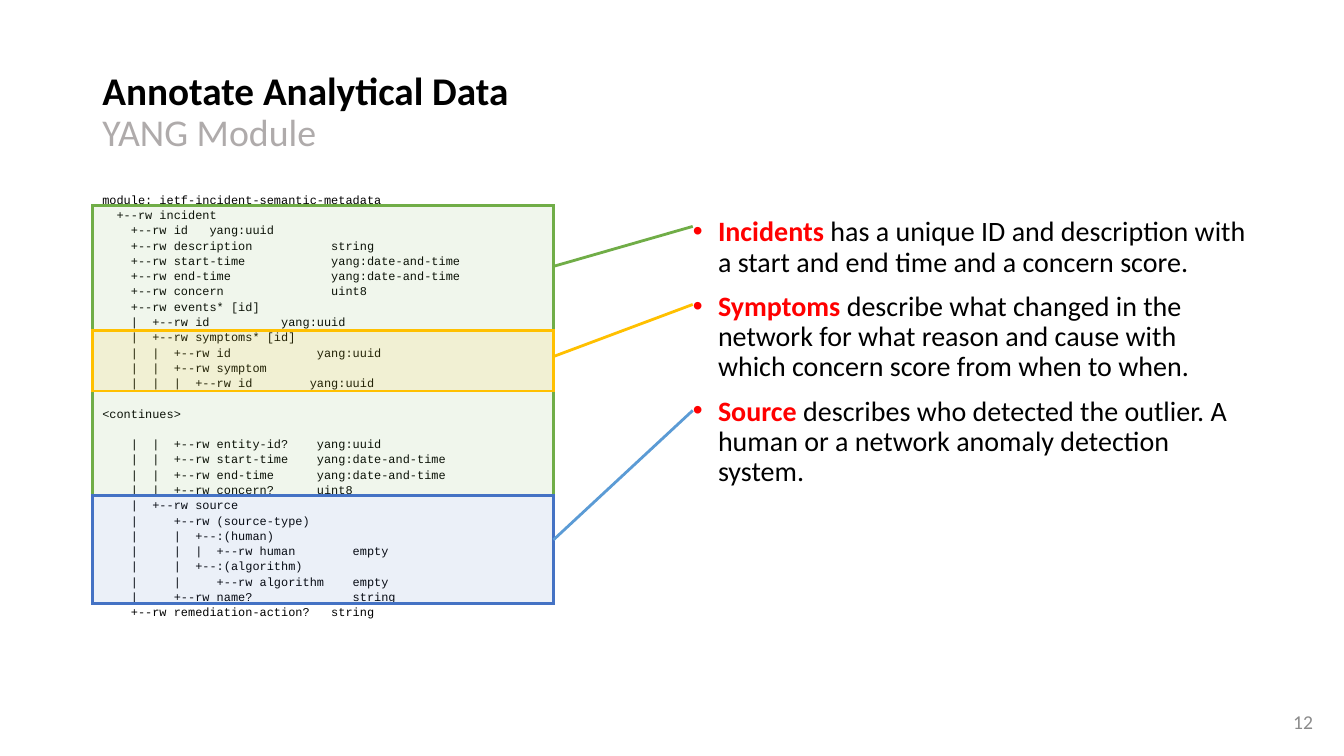
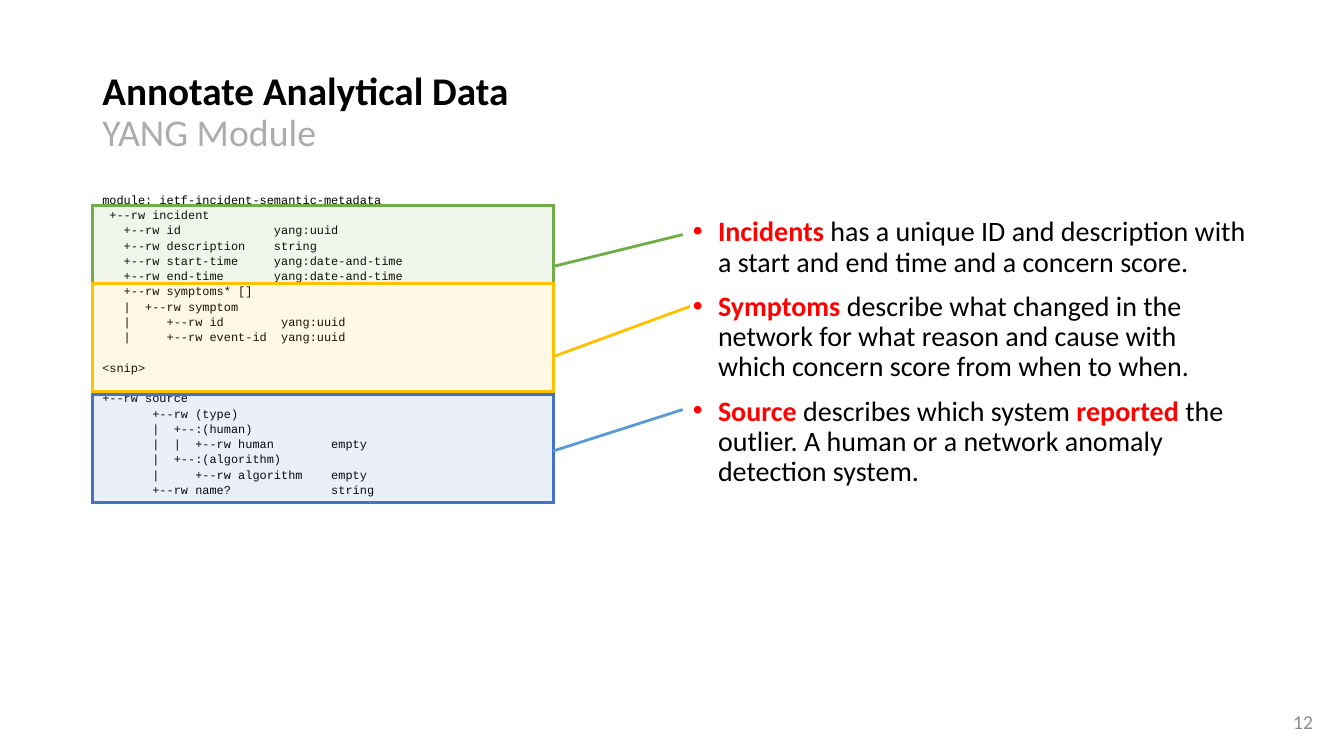
Before and after one commit to network-analytics/ietf-network-analytics-document-status, a slide deck: slide 12 of 118/IEPG/draft-netana-iepg-nmrg-network-anomaly-semantics-01.pptx. Drawn at 1344x756 pixels with LibreOffice and Linux fonts; fonts in the diff are those of the drawing. Boxes give left, top, right and bottom in pixels: in the first picture for what was removed or moved away, otherwise in the second. Text is boxed around its words. In the diff, an @@ line names an element or a change of style, - is before the commit and + after.

```diff
--- a/118/IEPG/draft-netana-iepg-nmrg-network-anomaly-semantics-01.pptx
+++ b/118/IEPG/draft-netana-iepg-nmrg-network-anomaly-semantics-01.pptx
@@ rectangle: place and size @@
-rectangle at bbox=[93, 206, 554, 495]
+rectangle at bbox=[93, 206, 554, 283]
@@ line moved from (554, 266) - (693, 227) to (554, 266) - (683, 235) @@
@@ rectangle: place and size @@
-rectangle at bbox=[93, 331, 554, 391]
+rectangle at bbox=[93, 283, 554, 392]
@@ text at bbox=[124, 287, 238, 314]: text changed @@
-+--rw concern uint8
-+--rw events* [id]
++--rw symptoms* []
+| +--rw symptom
@@ text at bbox=[102, 333, 374, 497]: text changed @@
-| +--rw symptoms* [id]
-| | +--rw id yang:uuid
-| | +--rw symptom
-| | | +--rw id yang:uuid
-<continues>
-| | +--rw entity-id? yang:uuid
-| | +--rw start-time yang:date-and-time
-| | +--rw end-time yang:date-and-time
-| | +--rw concern? uint8
-| +--rw source
-| +--rw (source-type)
-| | +--:(human)
-| | | +--rw human empty
-| | +--:(algorithm)
-| | +--rw algorithm empty
-| +--rw name? string
-+--rw remediation-action? string
+| +--rw event-id yang:uuid
+<snip>
++--rw source
++--rw (type)
+| +--:(human)
+| | +--rw human empty
+| +--:(algorithm)
+| +--rw algorithm empty
++--rw name? string
@@ rectangle: place and size @@
-rectangle at bbox=[93, 495, 554, 604]
+rectangle at bbox=[93, 394, 554, 503]
@@ line moved from (554, 540) - (693, 410) to (554, 451) - (683, 409) @@
@@ text at bbox=[718, 401, 1223, 456]: text changed @@
-• Source describes who detected the outlier. A human or a network anomaly detection system.
+• Source describes which system reported the outlier. A human or a network anomaly detection system.
```
Also in this commit, not shown: 6 other slides changed, 3 other files.
